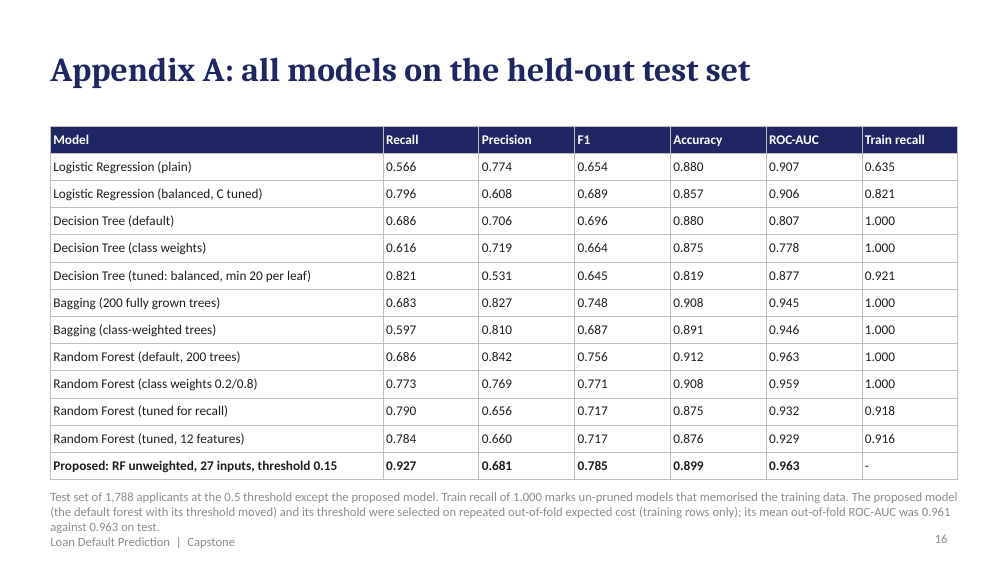
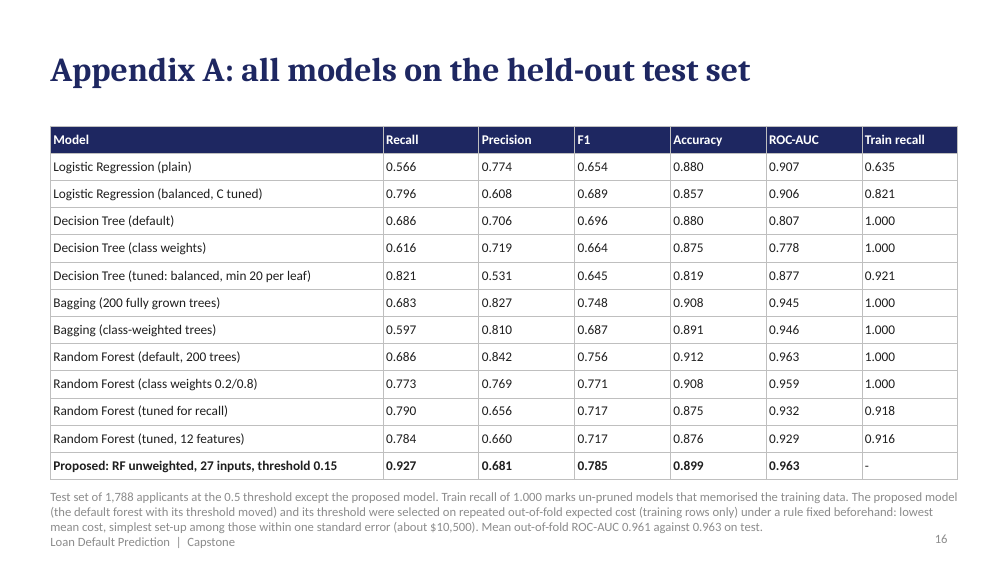
Before and after one commit to shubham1891/Personal-code, a slide deck: slide 16 of presentation/Loan_Default_Prediction_Presentation.pptx. Drawn at 1008x567 pixels with LibreOffice and Linux fonts; fonts in the diff are those of the drawing. Boxes give left, top, right and bottom in pixels: in the first picture for what was removed or moved away, otherwise in the second. Text is boxed around its words. In the diff, an @@ line names an element or a change of style, - is before the commit and + after.

```diff
--- a/presentation/Loan_Default_Prediction_Presentation.pptx
+++ b/presentation/Loan_Default_Prediction_Presentation.pptx
@@ text at box(50, 492, 957, 533): text changed @@
-Test set of 1,788 applicants at the 0.5 threshold except the proposed model. Train recall of 1.000 marks un-pruned models that memorised the training data. The proposed model (the default forest with its threshold moved) and its threshold were selected on repeated out-of-fold expected cost (training rows only); its mean out-of-fold ROC-AUC was 0.961 against 0.963 on test.
+Test set of 1,788 applicants at the 0.5 threshold except the proposed model. Train recall of 1.000 marks un-pruned models that memorised the training data. The proposed model (the default forest with its threshold moved) and its threshold were selected on repeated out-of-fold expected cost (training rows only) under a rule fixed beforehand: lowest mean cost, simplest set-up among those within one standard error (about $10,500). Mean out-of-fold ROC-AUC 0.961 against 0.963 on test.
```
Also in this commit, not shown: 10 other slides changed, 18 other files.
